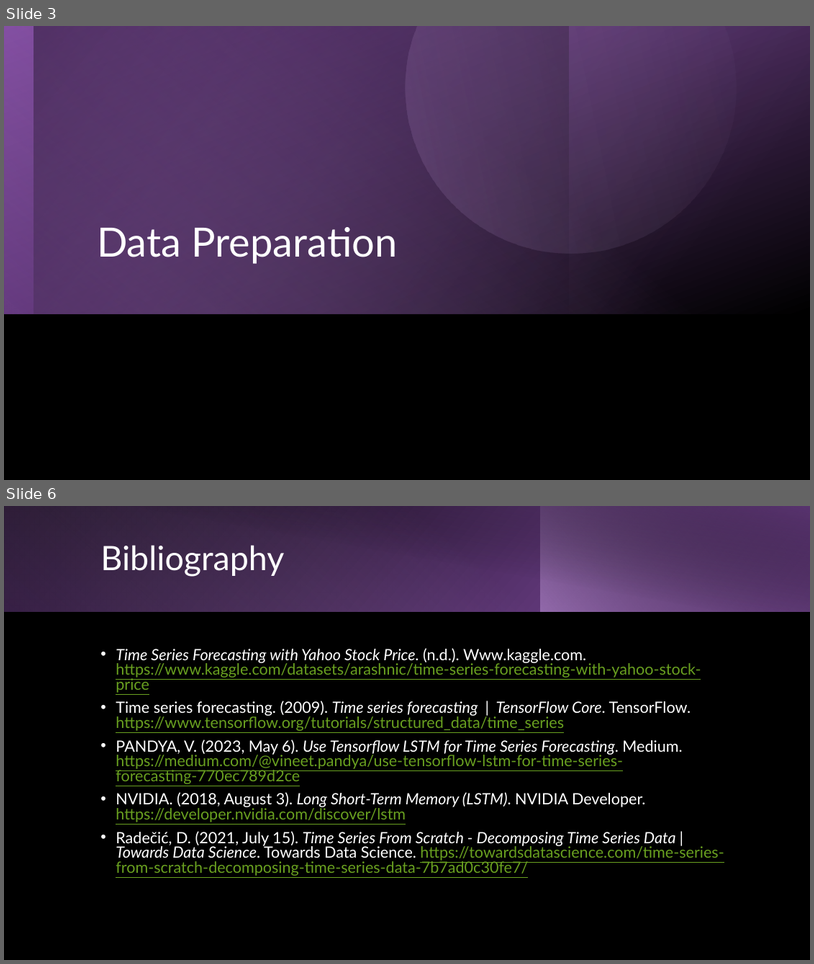
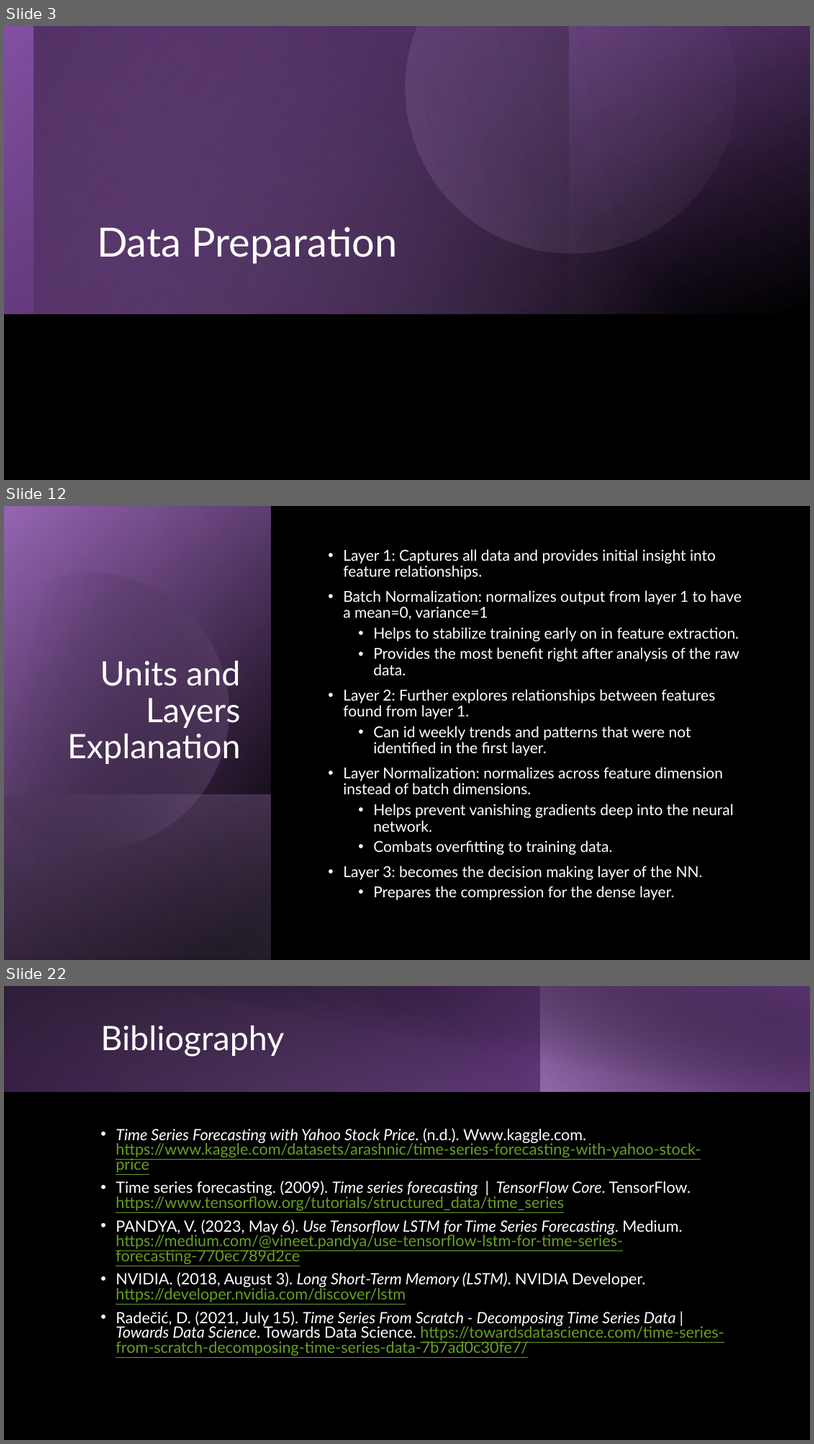
Before and after one commit to jeffmoe/CST_605_Week3, a slide deck: Week3.pptx. Shown one above the other, each under a label of ours: slides 3 and 6 before the commit, slides 3, 12 and 22 after it; the slides between them are not shown. The pictures are 814x964 and 814x1444 pixels, drawn with LibreOffice and Linux fonts; fonts in the diff are those of the drawing. Boxes give left, top, right and bottom in pixels: in the first picture for what was removed or moved away, otherwise in the second. Text is boxed around its words. In the diff, an @@ line names an element or a change of style, - is before the commit and + after.

```diff
--- a/Week3.pptx
+++ b/Week3.pptx
@@ slide 12 added at [4, 506, 810, 960], background #000000 @@
@@ rectangle added at [4, 506, 810, 960], fill #000000 @@
@@ rectangle added at [4, 506, 271, 960], fill gradient #000000 to #874EA9 @@
@@ rectangle added at [4, 507, 271, 960], fill gradient #000000 to #AD84C6 @@
@@ rectangle added at [4, 506, 271, 959], fill gradient #000000 to #CEB5DD @@
@@ freeform shape added at [4, 540, 262, 877], fill gradient #000000 to #AD84C6 @@
@@ text added at [343, 549, 742, 900], 18 pt, text #FFFFFF @@
+• Layer 1: Captures all data and provides initial insight into feature relationships.
+• Batch Normalization: normalizes output from layer 1 to have a mean=0, variance=1
+  • Helps to stabilize training early on in feature extraction.
+  • Provides the most benefit right after analysis of the raw data.
+• Layer 2: Further explores relationships between features found from layer 1.
+  • Can id weekly trends and patterns that were not identified in the first layer.
+• Layer Normalization: normalizes across feature dimension instead of batch dimensions.
+  • Helps prevent vanishing gradients deep into the neural network.
+  • Combats overfitting to training data.
+• Layer 3: becomes the decision making layer of the NN.
+  • Prepares the compression for the dense layer.
@@ title added at [67, 660, 241, 764], 40 pt, text #FFFFFF @@
+Units and Layers Explanation
@@ rectangle added at [4, 794, 271, 960], fill gradient #AD84C6 to #000000 @@
@@ what was slide 6 is now slide 22 @@
```
Also in this commit, not shown: 1 slide changed, 16 other slides added, 1 slide removed, 2 other files.
